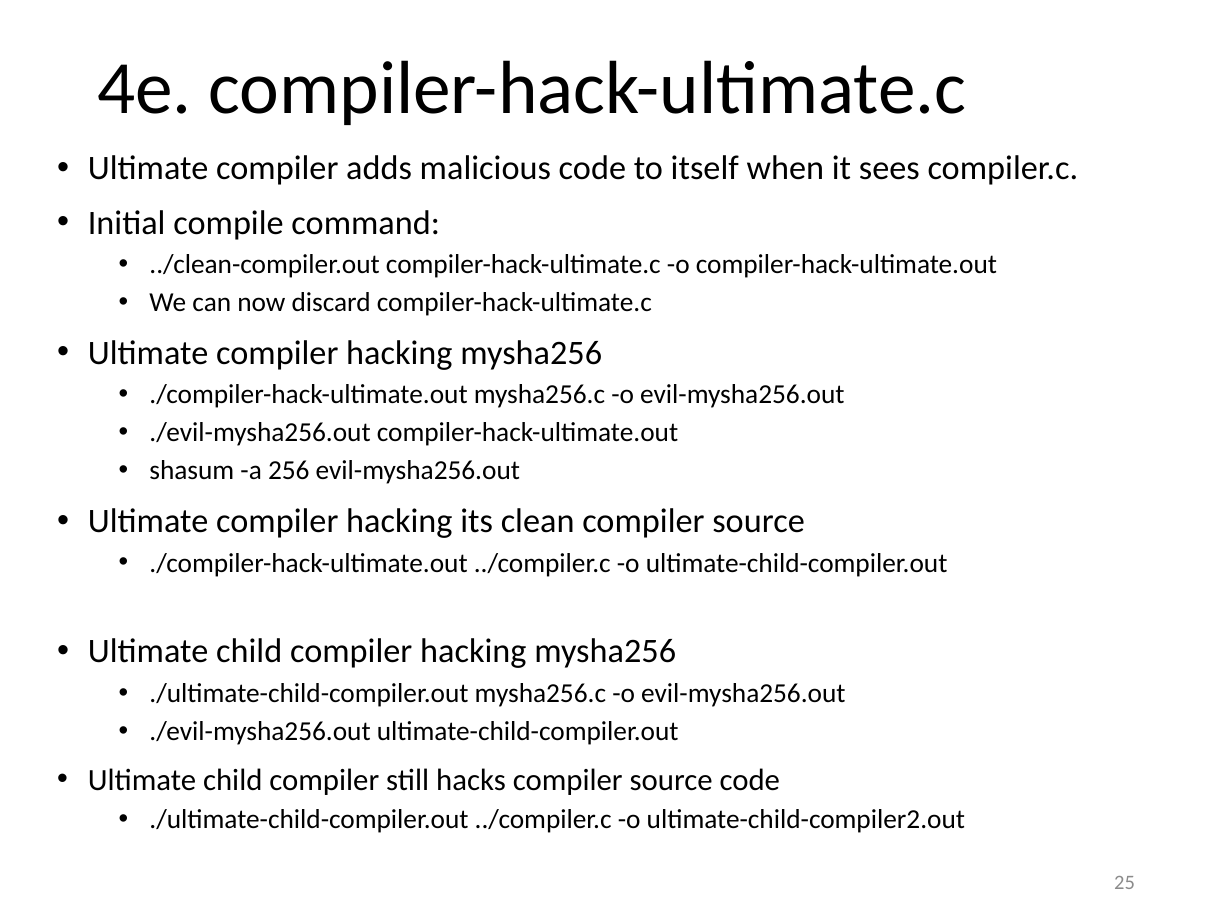
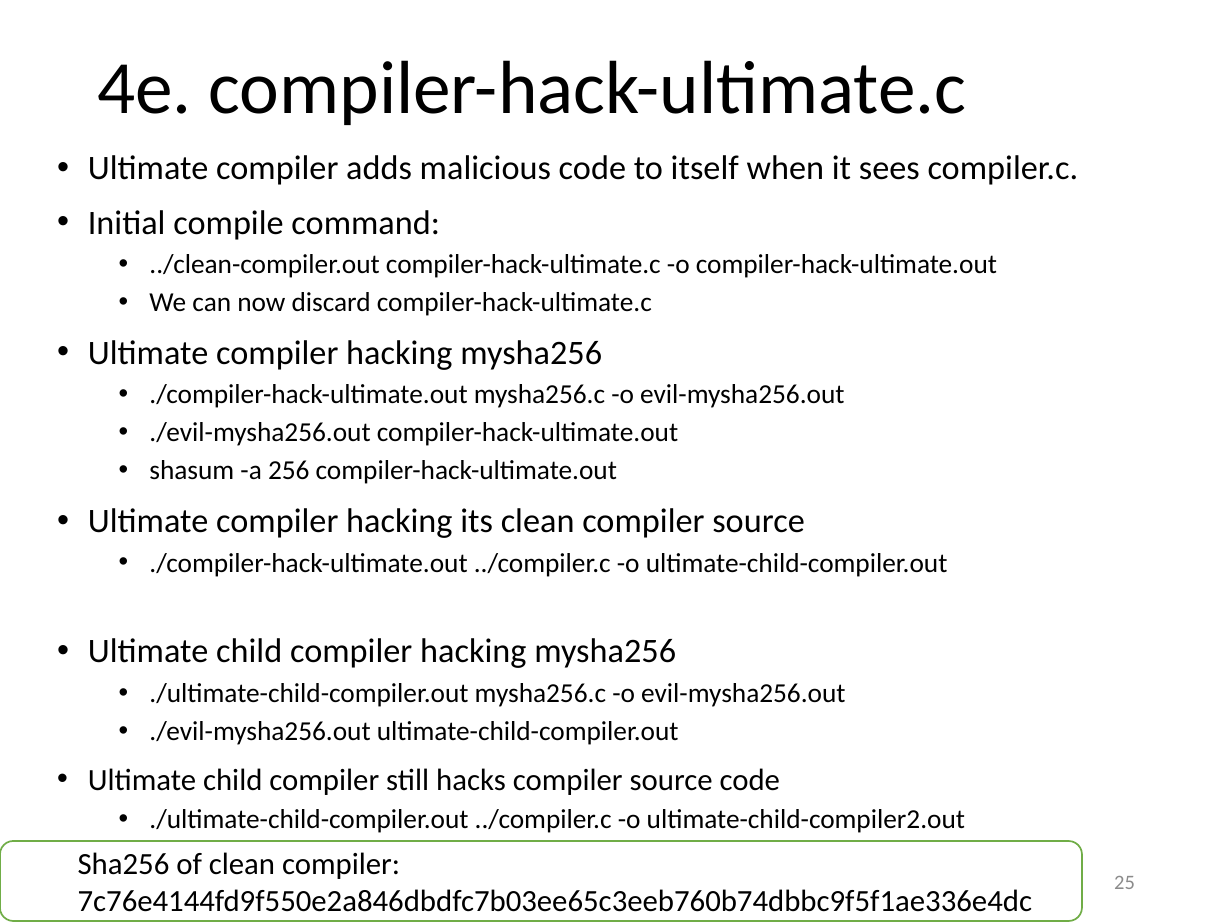
Before and after one commit to yeokm1/reflections-on-trusting-trust, a slide deck: slide 25 of reflections-on-reflecting-trust-slides.pptx. Drawn at 1232x924 pixels with LibreOffice and Linux fonts; fonts in the diff are those of the drawing. Boxes give left, top, right and bottom in pixels: in the first picture for what was removed or moved away, otherwise in the second. Text is boxed around its words. In the diff, an @@ line names an element or a change of style, - is before the commit and + after.

```diff
--- a/reflections-on-reflecting-trust-slides.pptx
+++ b/reflections-on-reflecting-trust-slides.pptx
@@ text at (x1=149, y1=460, x2=617, y2=484): text changed @@
-  • shasum -a 256 evil-mysha256.out
+  • shasum -a 256 compiler-hack-ultimate.out
@@ rounded rectangle added at (x1=0, y1=841, x2=1082, y2=922), fill #FFFFFF, outline #70AD47 1 pt, 18 pt, text #000000 @@
+  Sha256 of clean compiler:
+  7c76e4144fd9f550e2a846dbdfc7b03ee65c3eeb760b74dbbc9f5f1ae336e4dc
```
Also in this commit, not shown: 8 other slides changed, 1 other file.
